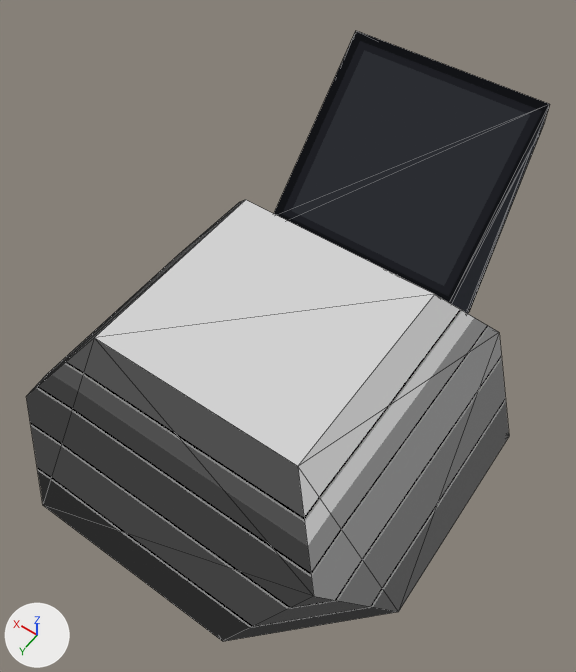
The glTF model public/models/clancy.glb, before and after one commit.
Both versions are drawn from a camera (50 mm lens) standing at (-3.84, 4.96, 9.61) and looking at (-0.1, -0.28, 1.37). The axes (+X, +Y, +Z) are drawn at lower left. The lights are the same throughout. Mesh edges are drawn as thin lines. Where no turn or scale is listed for an object, it has been applied to the vertices. Vertices at the same position are counted once.

The older version as bpy lines, for what is in view:
```python
me_cube = bpy.data.meshes.new('Cube')
me_cube.from_pydata(...)  # 62 vertices, 128 faces; spans x -1.5..1.5, y -1.95..0.15, z -1.0..2.25
me_cube.materials.append(mat_material)
me_cube_001 = bpy.data.meshes.new('Cube.001')
me_cube_001.from_pydata(...)  # 16 vertices, 28 faces; spans x -3.0..3.0, y -3.0..3.0, z 0.0..2.0
me_cube_001.materials.append(mat_material_001)
ob_cube = bpy.data.objects.new('Cube', me_cube_001)
ob_cube.location = (0.0, 0.0, 0.0)
ob_cube_001 = bpy.data.objects.new('Cube.001', me_cube)
ob_cube_001.location = (0.0, -2.25, 1.0)
```
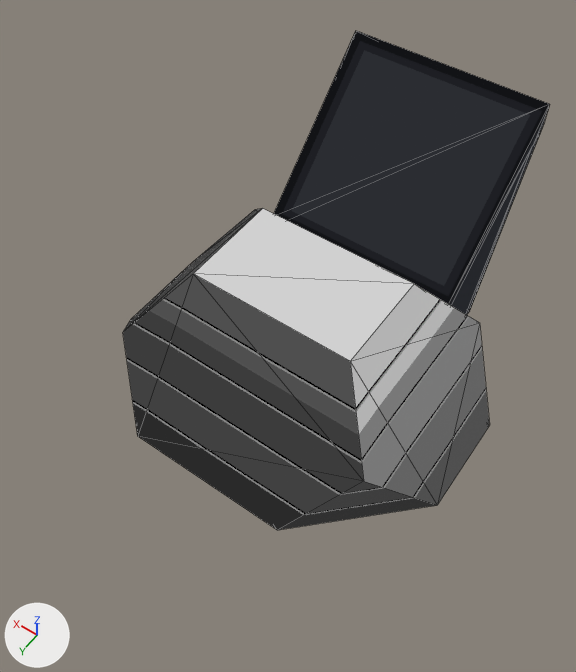
What changed in the scene script:
```text
Change me_cube_001:
    where me_cube_001.from_pydata(...)  # 16 vertices, 28 faces; spans x -3.0..3.0, y -3.0..3.0, z 0.0..2.0
    used by ob_cube; location = (0.0, 0.0, 0.0)
    me_cube_001 part 1: all 4 vertices in x 1.5..3.0, y 1.5..3.0, z 0.0..2.0 are moved by (-0.3, -1.5, 0.0)
    me_cube_001 part 2: all 3 vertices in x 1.5..3.0, y -2.25..-1.5, z 0.0..2.0 are moved by (-0.3, 0.0, 0.0)
    me_cube_001 part 3: all 4 vertices in x -3.0..-1.5, y 1.5..3.0, z 0.0..2.0 are moved by (0.3, -1.5, 0.0)
    me_cube_001 part 4: all 3 vertices in x -3.0..-1.5, y -2.25..-1.5, z 0.0..2.0 are moved by (0.3, 0.0, 0.0)
```

Where the change shows, as pixel boxes (x1, y1, x2, y2) in the pictures (576 x 672 px; the box of a moved part takes in the faces that stretch with it):
'Cube', reshaped (24% narrower, 27% shorter): before (26, 200, 509, 642); after (123, 208, 489, 530)
part 1 of me_cube_001, moved or reshaped: before (26, 339, 94, 504); after (123, 274, 193, 436)
part 2 of me_cube_001, moved or reshaped: before (29, 200, 245, 393); after (123, 208, 263, 332)
part 3 of me_cube_001, moved or reshaped: before (43, 338, 398, 642); after (138, 274, 437, 530)
part 4 of me_cube_001, moved or reshaped: before (95, 200, 509, 612); after (193, 209, 489, 505)
